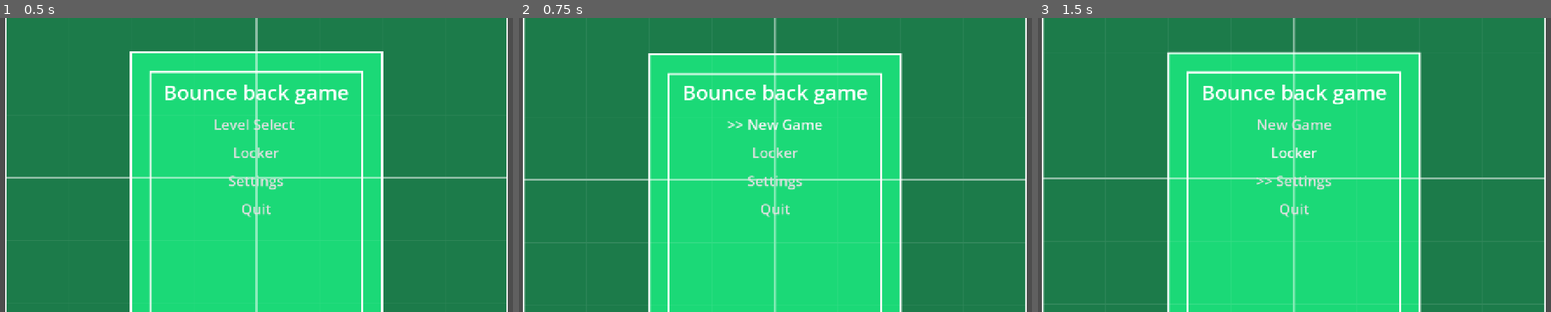
Above: before the commit, frames 1-3 (left to right).
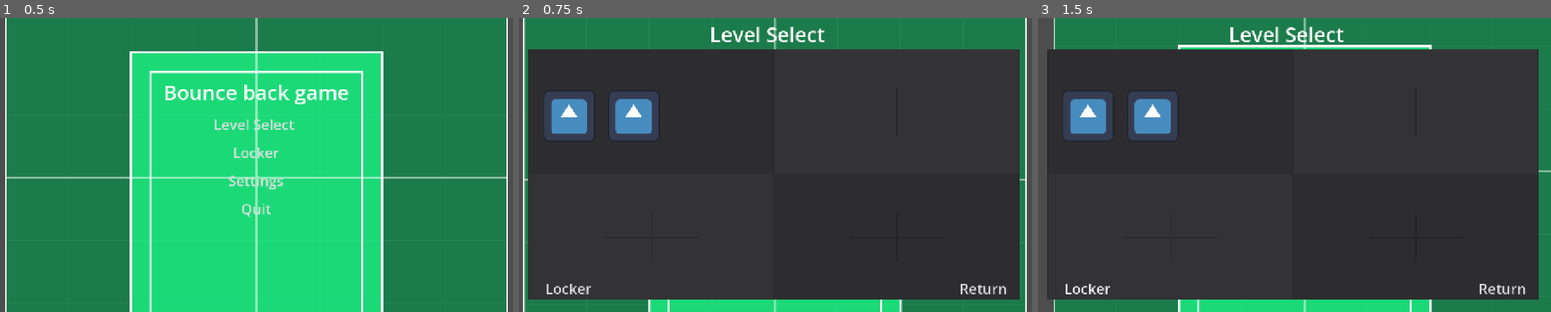
Above: after the commit, the same moments.

Repository: mitchglitchisdabestg/Haven-game
Game: Godot game, scene res://Scenes/Main menu/main_menu.tscn
The game is run twice, just before and just after one commit, with the same random seed, the same clock (stepped at 60 frames per second) and the same inputs. This scene is started directly instead of the project's main scene. The engine's default icon, where the game draws it, is replaced by a stand-in: a white triangle on a blue panel in a dark square.
Inputs:
- Up to frame 1 (0.5 s): no input
- Up to frame 2 (0.75 s): click "Level Select" at 0.5 s
- Up to frame 3 (1.5 s): click "Locker" at 1.25 s

Frame 1 is identical in both runs. In frame 2, 82% of the frame differs, in the area x 1-98%, y 2-96%; in frame 3, 86%, in the area x 0-100%, y 0-100%.

Commit message:
added level select and main menu fixes

Diff:
--- /dev/null
+++ b/Scenes/Main menu/LevelSelect.gd
@@ -0,0 +1,36 @@
+extends Control
+@onready var background = $Background
+var sway_speed : float = 0.05
+var screen_center : Vector2
+var start_position : Vector2
+
+@onready var new_game_button: Button = $MarginContainer/VBoxContainer/NewGameButton
+@onready var quit_button: Button = $MarginContainer/VBoxContainer/QuitButton
+@onready var settings_button: Button = $MarginContainer/VBoxContainer/SettingsButton
+@onready var level_1: TextureButton = $"HBoxContainer2/Level 1"
+@onready var level_2: TextureButton = $"HBoxContainer2/Level 2"
+
+
+# Called when the node enters the scene tree for the first time.
+func _ready() -> void:
+	screen_center = get_viewport_rect().size / 2.0
+	start_position = background.position
+
+
+func _on_quit_pressed() -> void:
+	get_tree().change_scene_to_file("res://Scenes/Main menu/main_menu.tscn")
+
+# Called every frame. 'delta' is the elapsed time since the previous frame.
+func _process(_delta: float) -> void:
+	Input.mouse_mode = Input.MOUSE_MODE_CONFINED
+	var mouse_pos = get_viewport().get_mouse_position()
+	var offset = (mouse_pos - screen_center) * sway_speed
+	background.position = start_position - offset
+
+
+func _on_level_1_pressed() -> void:
+	get_tree().change_scene_to_file("res://Scenes/basic_world.tscn")
+
+
+func _on_level_2_pressed() -> void:
+		get_tree().change_scene_to_file("res://Scenes/basic_platforms.tscn")
--- /dev/null
+++ b/Scenes/Main menu/LevelSelect.tscn
@@ -0,0 +1,149 @@
+[gd_scene format=3 uid="uid://buyx1lhug0bpr"]
+
+[ext_resource type="Script" uid="uid://b6wc8iteh18yq" path="res://Scenes/Main menu/LevelSelect.gd" id="1_ae5x7"]
+[ext_resource type="Texture2D" uid="uid://i0p7d356akmr" path="res://Resources/Prototype/Green/texture_12.png" id="2_ae5x7"]
+[ext_resource type="Texture2D" uid="uid://dfigabhim0s3k" path="res://Resources/Prototype/Dark/texture_09.png" id="3_ae5x7"]
+[ext_resource type="Script" uid="uid://d4j2v5ahr42lu" path="res://Scripts/Menu/menumusic.gd" id="3_o363i"]
+[ext_resource type="Texture2D" uid="uid://bm6c3xbvobacd" path="res://icon.svg" id="5_o363i"]
+
+[sub_resource type="StyleBoxEmpty" id="StyleBoxEmpty_qe12f"]
+
+[sub_resource type="StyleBoxEmpty" id="StyleBoxEmpty_8qtwp"]
+
+[sub_resource type="StyleBoxEmpty" id="StyleBoxEmpty_dy7ct"]
+
+[sub_resource type="StyleBoxEmpty" id="StyleBoxEmpty_0o4t1"]
+
+[node name="Level select" type="Control" unique_id=520495004]
+layout_mode = 3
+anchors_preset = 15
+anchor_right = 1.0
+anchor_bottom = 1.0
+grow_horizontal = 2
+grow_vertical = 2
+script = ExtResource("1_ae5x7")
+
+[node name="PeakMenuMusic" type="AudioStreamPlayer" parent="." unique_id=768283682]
+autoplay = true
+
+[node name="Background" type="TextureRect" parent="." unique_id=420134897]
+layout_mode = 1
+anchors_preset = 8
+anchor_left = 0.5
+anchor_top = 0.5
+anchor_right = 0.5
+anchor_bottom = 0.5
+offset_left = -602.0
+offset_top = -481.0
+offset_right = 627.0
+offset_bottom = 543.0
+grow_horizontal = 2
+grow_vertical = 2
+texture = ExtResource("2_ae5x7")
+stretch_mode = 6
+
+[node name="Background2" type="TextureRect" parent="." unique_id=491794387]
+layout_mode = 1
+anchors_preset = 15
+anchor_right = 1.0
+anchor_bottom = 1.0
+offset_left = 49.0
+offset_top = 76.0
+offset_right = 769.0
+offset_bottom = 380.0
+grow_horizontal = 2
+grow_vertical = 2
+scale = Vector2(0.6, 0.6)
+texture = ExtResource("3_ae5x7")
+
+[node name="TitleLabel" type="Label" parent="." unique_id=1136207556]
+layout_mode = 0
+offset_left = 406.0
+offset_top = 5.0
+offset_right = 860.0
+offset_bottom = 74.0
+theme_override_font_sizes/font_size = 50
+text = "Level Select"
+horizontal_alignment = 1
+
+[node name="MarginContainer" type="MarginContainer" parent="." unique_id=4046111]
+layout_mode = 1
+anchors_preset = 15
+anchor_right = 1.0
+anchor_bottom = 1.0
+offset_left = 318.0
+offset_top = 111.0
+offset_right = -357.0
+offset_bottom = -127.0
+grow_horizontal = 2
+grow_vertical = 2
+theme_override_constants/margin_left = 64
+theme_override_constants/margin_bottom = 64
+
+[node name="VBoxContainer" type="VBoxContainer" parent="MarginContainer" unique_id=1990260065]
+layout_mode = 2
+size_flags_horizontal = 4
+size_flags_vertical = 4
+offset_transform_enabled = true
+theme_override_constants/separation = 20
+alignment = 2
+
+[node name="AudioStreamPlayer" type="AudioStreamPlayer" parent="." unique_id=1802320571]
+script = ExtResource("3_o363i")
+
+[node name="HBoxContainer" type="HBoxContainer" parent="." unique_id=647106823]
+layout_mode = 0
+offset_left = 90.0
+offset_top = 638.0
+offset_right = 1219.0
+offset_bottom = 687.0
+offset_transform_enabled = true
+theme_override_constants/separation = 900
+
+[node name="Locker" type="Button" parent="HBoxContainer" unique_id=1361054276]
+layout_mode = 2
+theme_override_constants/h_separation = 0
+theme_override_constants/line_spacing = 500
+theme_override_font_sizes/font_size = 35
+theme_override_styles/normal = SubResource("StyleBoxEmpty_qe12f")
+theme_override_styles/pressed = SubResource("StyleBoxEmpty_8qtwp")
+theme_override_styles/hover = SubResource("StyleBoxEmpty_dy7ct")
+theme_override_styles/focus = SubResource("StyleBoxEmpty_0o4t1")
+text = "Locker"
+
+[node name="QuitButton" type="Button" parent="HBoxContainer" unique_id=1296841661]
+layout_mode = 2
+theme_override_constants/h_separation = 0
+theme_override_constants/line_spacing = 500
+theme_override_font_sizes/font_size = 35
+theme_override_styles/normal = SubResource("StyleBoxEmpty_qe12f")
+theme_override_styles/pressed = SubResource("StyleBoxEmpty_8qtwp")
+theme_override_styles/hover = SubResource("StyleBoxEmpty_dy7ct")
+theme_override_styles/focus = SubResource("StyleBoxEmpty_0o4t1")
+text = "Return"
+
+[node name="HBoxContainer2" type="HBoxContainer" parent="." unique_id=1885574687]
+layout_mode = 0
+offset_left = 84.0
+offset_top = 176.0
+offset_right = 1213.0
+offset_bottom = 225.0
+offset_transform_enabled = true
+theme_override_constants/separation = 30
+
+[node name="Level 1" type="TextureButton" parent="HBoxContainer2" unique_id=818902951]
+layout_mode = 2
+texture_normal = ExtResource("5_o363i")
+
+[node name="Level 2" type="TextureButton" parent="HBoxContainer2" unique_id=961715493]
+layout_mode = 2
+texture_normal = ExtResource("5_o363i")
+
+[connection signal="mouse_entered" from="HBoxContainer/Locker" to="." method="_on_settings_button_mouse_entered"]
+[connection signal="mouse_exited" from="HBoxContainer/Locker" to="." method="_on_settings_button_mouse_exited"]
+[connection signal="focus_entered" from="HBoxContainer/QuitButton" to="." method="_on_quit_focus_entered"]
+[connection signal="mouse_entered" from="HBoxContainer/QuitButton" to="." method="_on_quit_button_mouse_entered"]
+[connection signal="mouse_exited" from="HBoxContainer/QuitButton" to="." method="_on_quit_button_mouse_exited"]
+[connection signal="pressed" from="HBoxContainer/QuitButton" to="." method="_on_quit_pressed"]
+[connection signal="pressed" from="HBoxContainer2/Level 1" to="." method="_on_level_1_pressed"]
+[connection signal="pressed" from="HBoxContainer2/Level 2" to="." method="_on_level_2_pressed"]
--- a/Scenes/Main menu/main_menu.gd
+++ b/Scenes/Main menu/main_menu.gd
@@ -14,7 +14,7 @@
 	start_position = background.position
 
 func _on_new_game_button_pressed() -> void:
-	get_tree().change_scene_to_file("res://Scenes/world/NewWorld.tscn")
+	get_tree().change_scene_to_file("res://Scenes/Main menu/LevelSelect.tscn")
 
 func _on_quit_pressed() -> void:
 	get_tree().quit()
Not shown, added: Scenes/Main menu/LevelSelect.gd.uid
Not shown: 1 places in Scenes/Main menu/main_menu.tscn that only renumber resources
